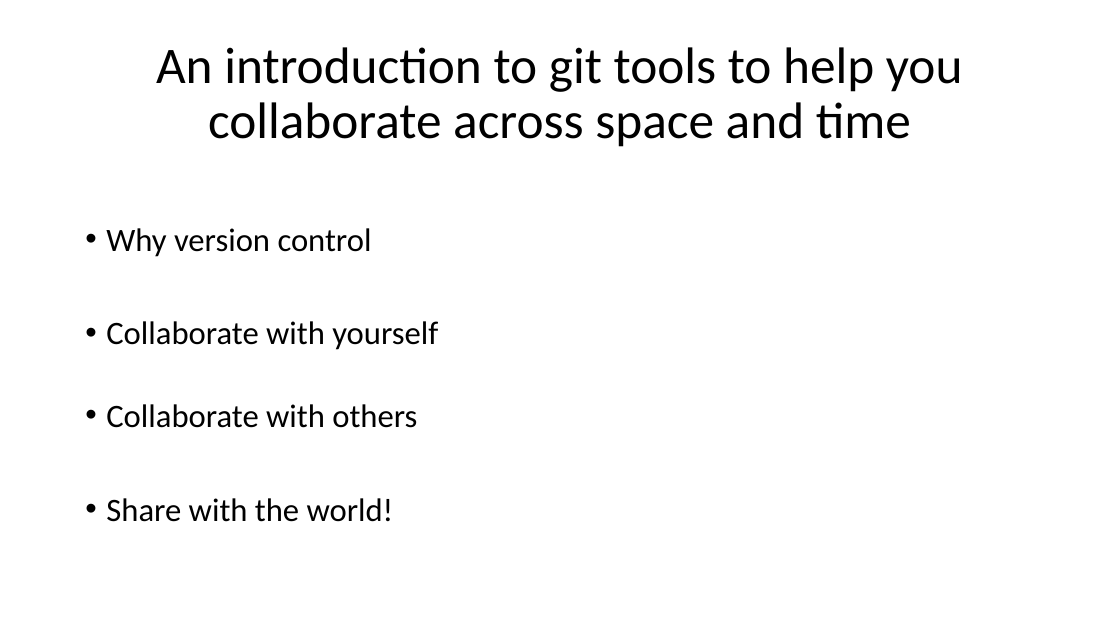
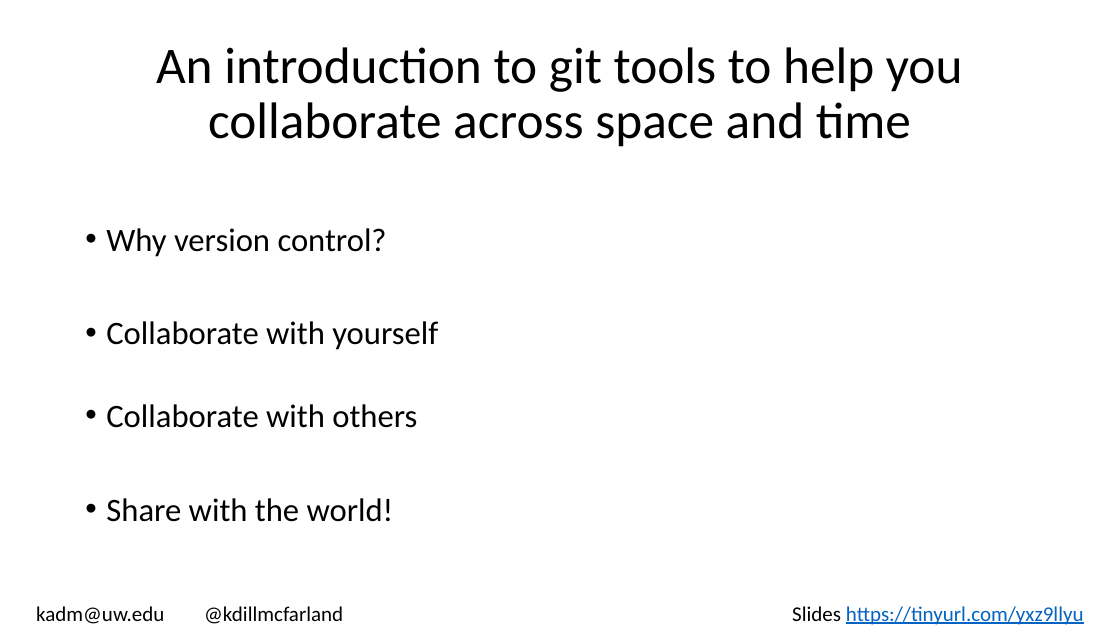
Before and after one commit to hawn-lab/workshops_UW_Seattle, a slide deck: slide 2 of 2021.01.14_git/2020.01.14_git.pptx. Drawn at 1120x630 pixels with LibreOffice and Linux fonts; fonts in the diff are those of the drawing. Boxes give left, top, right and bottom in pixels: in the first picture for what was removed or moved away, otherwise in the second. Text is boxed around its words. In the diff, an @@ line names an element or a change of style, - is before the commit and + after.

Commit message:
add intro

```diff
--- a/2021.01.14_git/2020.01.14_git.pptx
+++ b/2021.01.14_git/2020.01.14_git.pptx
@@ text at [106, 228, 387, 257]: text changed @@
-• Why version control
+• Why version control?
@@ text added at [36, 606, 1084, 625], 18 pt, text #000000 @@
+kadm@uw.edu @kdillmcfarland Slides https://tinyurl.com/yxz9llyu
```
Also in this commit, not shown: 1 other slide changed, 8 slides added, 1 slide removed.
